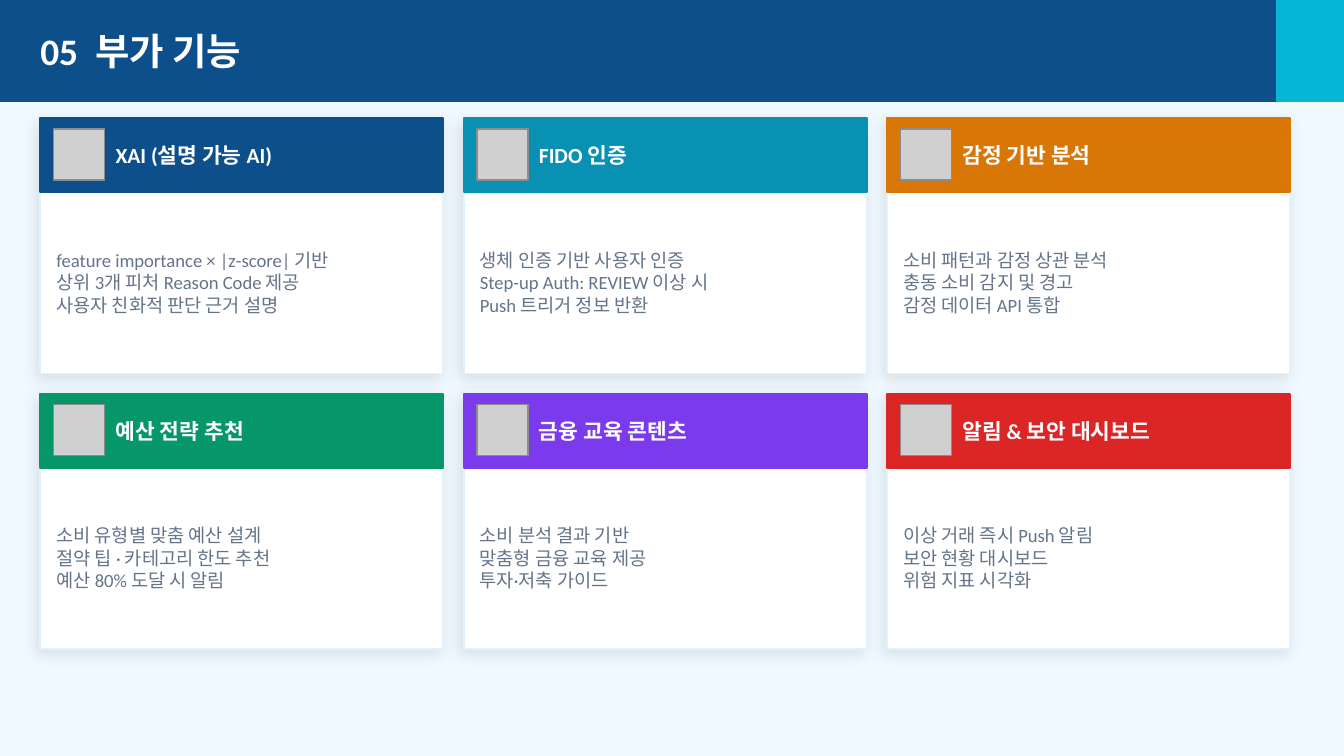
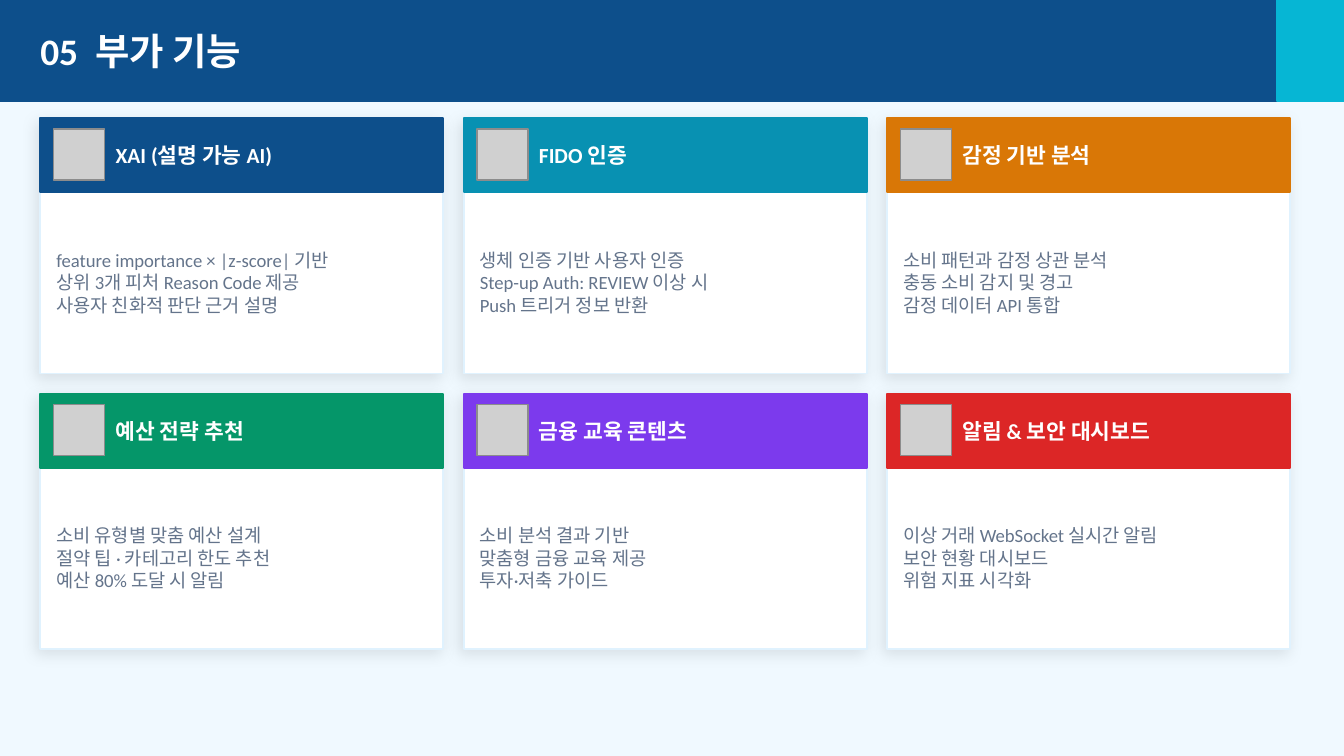
Before and after one commit to kerbosalstjidentity-spec/cap_stone, a slide deck: slide 7 of docs/presentations/PayWise_중간발표.pptx. Drawn at 1344x756 pixels with LibreOffice and Linux fonts; fonts in the diff are those of the drawing; grey boxes stand for pictures. Boxes give left, top, right and bottom in pixels: in the first picture for what was removed or moved away, otherwise in the second. Text is boxed around its words. In the diff, an @@ line names an element or a change of style, - is before the commit and + after.

```diff
--- a/docs/presentations/PayWise_중간발표.pptx
+++ b/docs/presentations/PayWise_중간발표.pptx
@@ text at [903, 526, 1158, 544]: text changed @@
-이상 거래 즉시 Push 알림
+이상 거래 WebSocket 실시간 알림
```
Also in this commit, not shown: 4 other slides changed, 23 other files.
